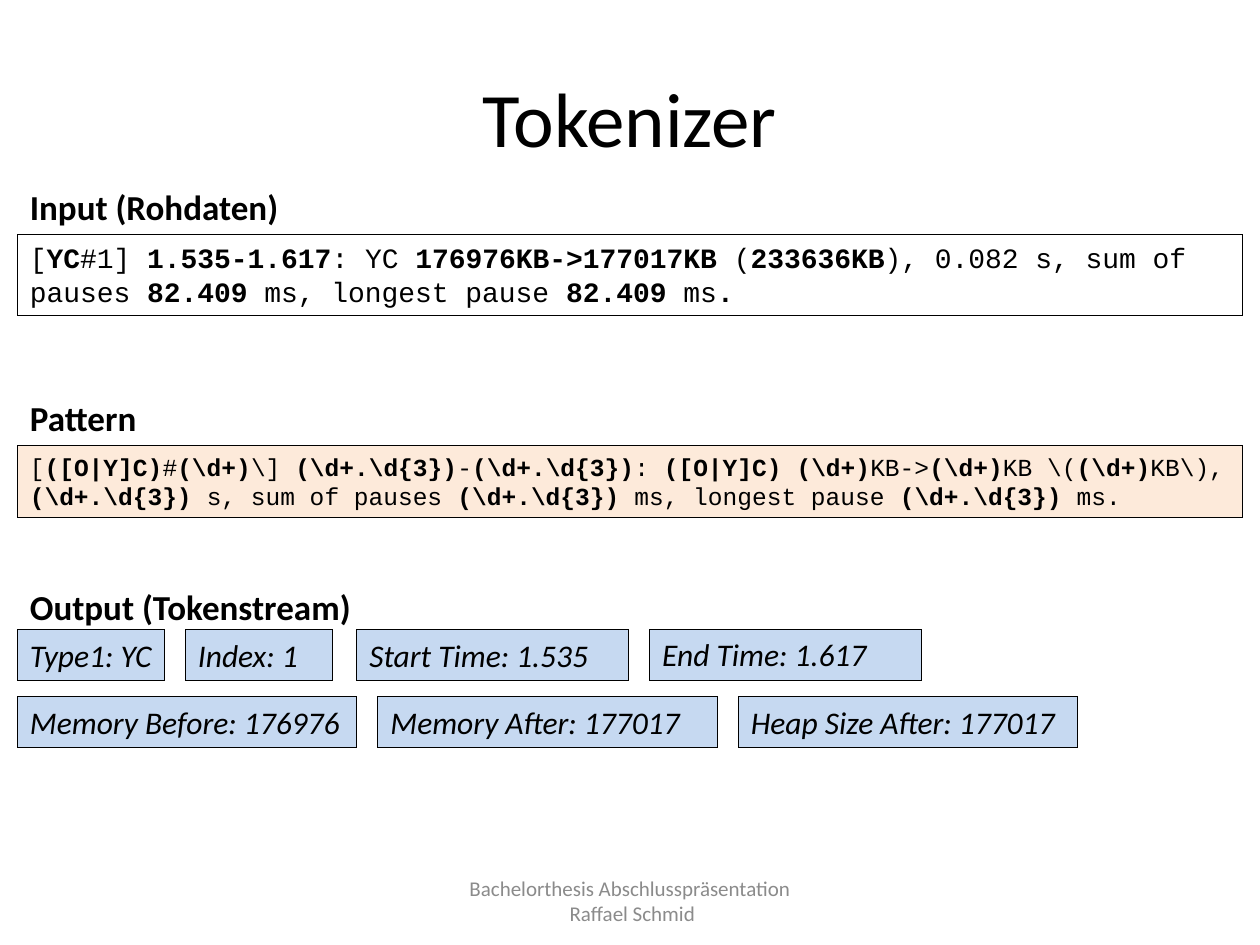
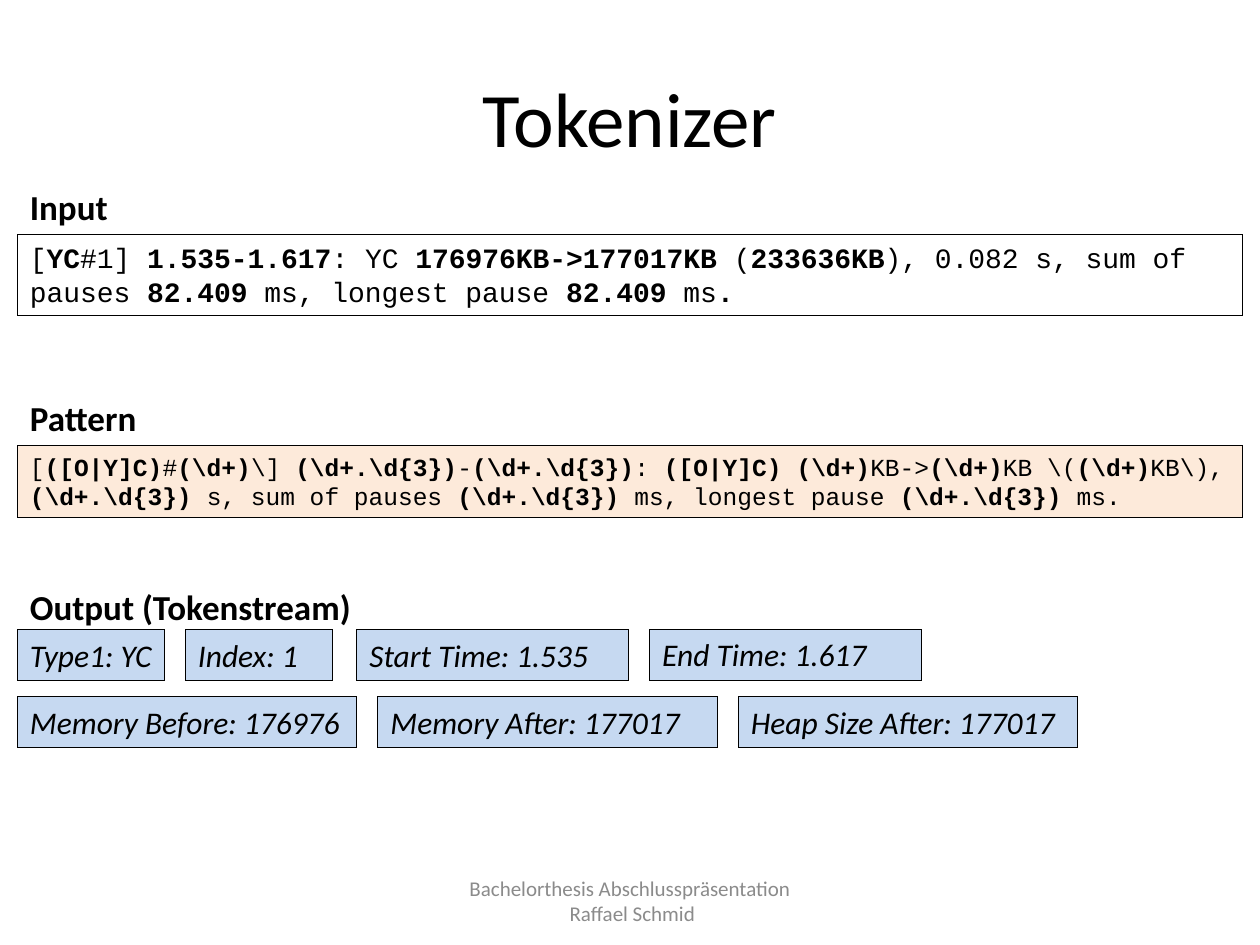
Before and after one commit to raffaelschmid/bachelorthesis, a slide deck: slide 9 of Dokumentation/Abschlusspraesentation/rschmid_bachelorthesis_abschlusspraesentation.pptx. Drawn at 1260x945 pixels with LibreOffice and Linux fonts; fonts in the diff are those of the drawing. Boxes give left, top, right and bottom in pixels: in the first picture for what was removed or moved away, otherwise in the second. Text is boxed around its words. In the diff, an @@ line names an element or a change of style, - is before the commit and + after.

```diff
--- a/Dokumentation/Abschlusspraesentation/rschmid_bachelorthesis_abschlusspraesentation.pptx
+++ b/Dokumentation/Abschlusspraesentation/rschmid_bachelorthesis_abschlusspraesentation.pptx
@@ text at bbox=[30, 197, 108, 226]: text changed @@
-Input (Rohdaten)
+Input
```
Also in this commit, not shown: 3 other slides changed, 1 slide added, 1 other file.
